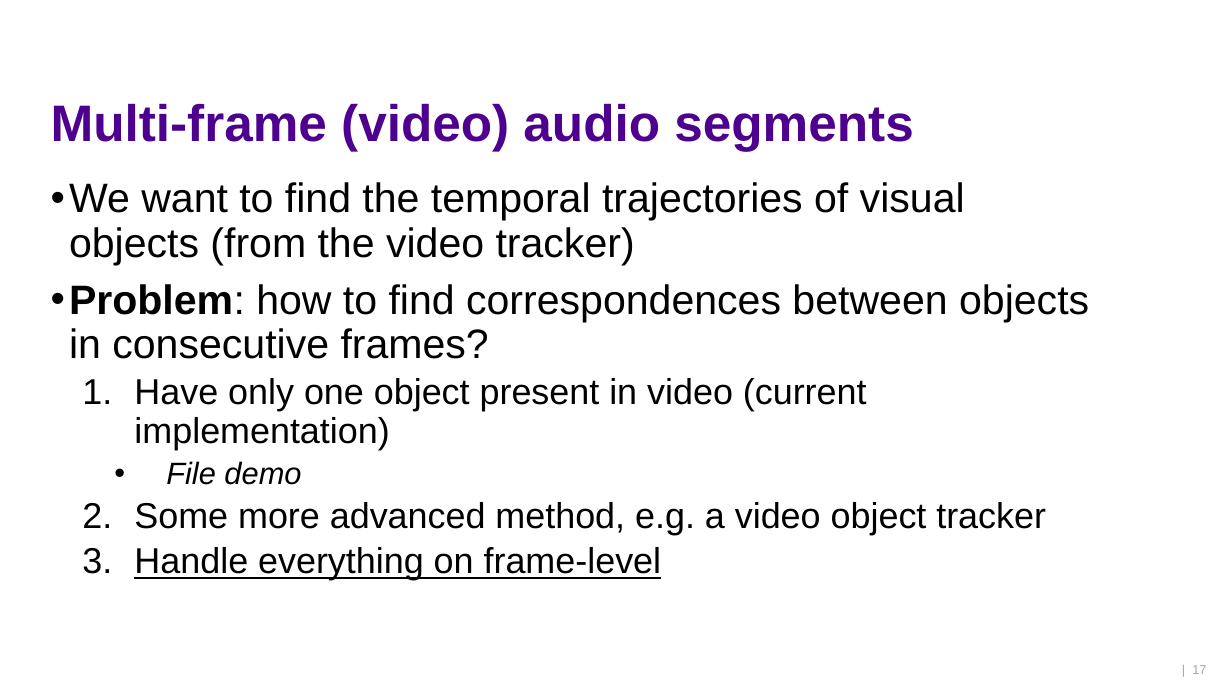
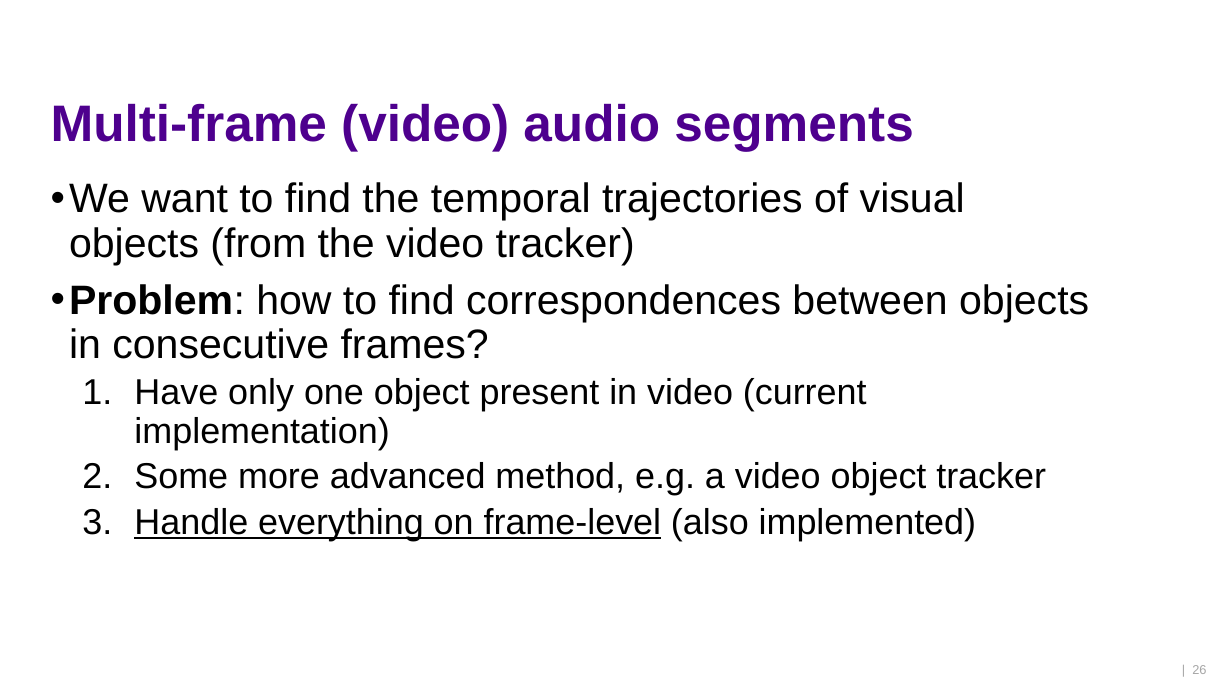
Before and after one commit to ktlhtn/AutoSTAnnot, a slide deck: slide 26 of Power point files/Final presentation.pptx (slide 17 before the commit). Drawn at 1232x693 pixels with LibreOffice and Linux fonts; fonts in the diff are those of the drawing; background and template pictures are left out. Boxes give left, top, right and bottom in pixels: in the first picture for what was removed or moved away, otherwise in the second. Text is boxed around its words. In the diff, an @@ line names an element or a change of style, - is before the commit and + after.

```diff
--- a/Power point files/Final presentation.pptx
+++ b/Power point files/Final presentation.pptx
@@ text at (166, 461, 301, 485): paragraph removed @@
-    • File demo
@@ text at (134, 508, 976, 541): text changed @@
-  3. Handle everything on frame-level
+  3. Handle everything on frame-level (also implemented)
@@ page number at (1192, 665, 1206, 674): text changed @@
-| 17
+| 26
```
Also in this commit, not shown: 9 other slides changed, 11 slides added.
